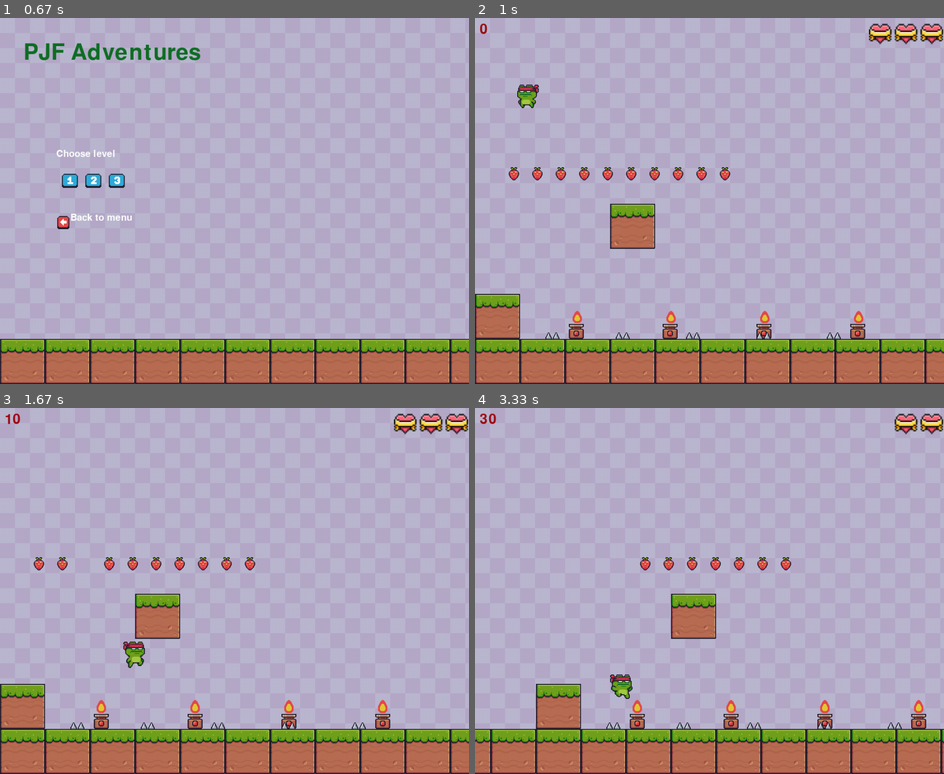
Above: before the commit, frames 1-4 (two rows, left to right).
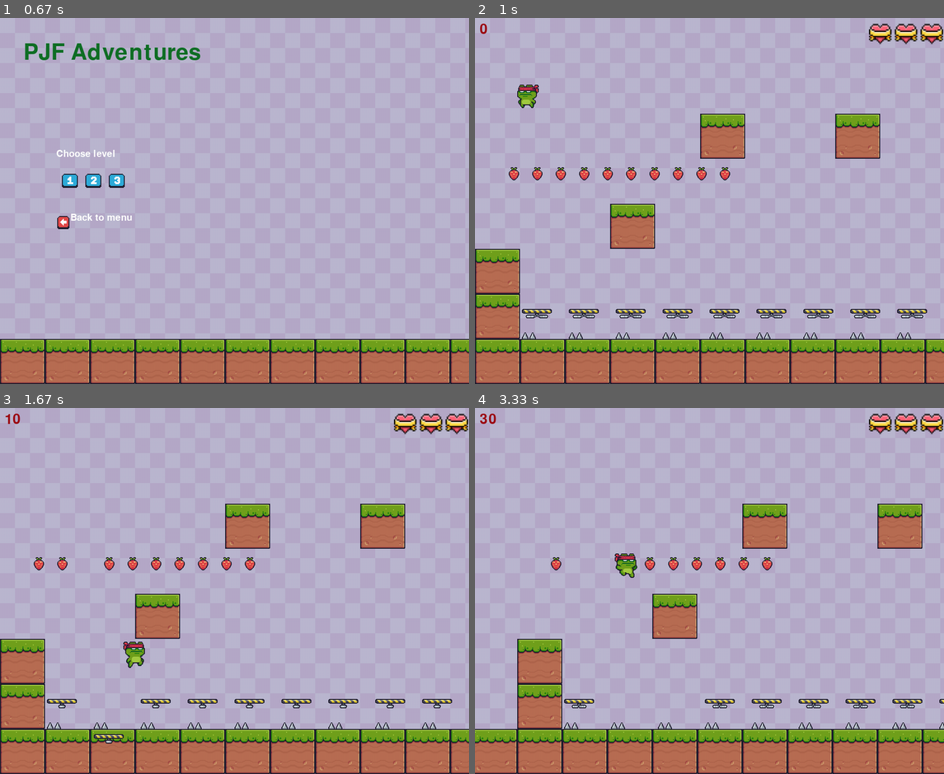
Above: after the commit, the same moments.

Repository: 88majk/platform_game_w_pygame
Game: pygame game, started from run.py
Two runs of this game, one before a commit and one after it. Both use one fixed random seed, a clock stepped at 60 frames per second and the inputs below.
Inputs (mouse positions are in pixels of both pictures, inside the frame that each line leads up to):
- Up to frame 1 (0.67 s): click (70, 146) at 0.38 s
- Up to frame 2 (1 s): click (545, 179) at 0.72 s
- Up to frame 3 (1.67 s): hold D 1-1.47 s; move the mouse to (370, 620) at 1.03 s; hold D from 1.5 s (still down); tap Space at 1.57 s
- Up to frame 4 (3.33 s): tap Space at 1.87, 2.07, 2.37, 2.63, 2.93, 3.07 s; release D at 1.97 s; hold A 2-2.53 s; hold A 2.57-2.97 s; hold D from 3 s (still down)

Frame 1 is identical in both runs. In frame 2, 5.6% of the frame differs, in the area x 0-97%, y 26-88%; in frame 3, 5.4%; in frame 4, 12%, in the area x 0-100%, y 1-100%.

Commit message:
nowe przeszkody

Diff:
--- a/$ TO DO.txt
+++ b/$ TO DO.txt
@@ -1,5 +1,6 @@
 KONCOWA KOSMETYKA MENU
 customowy kursor
+slajdy po krawędzi
 animacja pojawiania sie bohatera na starcie lvla
 dodanie animacji okna zwyciestwa
 dodanie przeciwnikow
--- a/collisions.py
+++ b/collisions.py
@@ -1,8 +1,17 @@
 import pygame
 
-def handle_vertical_collsion(player, objects, dy):
+def handle_vertical_collsion(player, objects, interact_elements, dy):
     collided_objects = []
     for obj in objects:
+        if pygame.sprite.collide_mask(player, obj):
+            if dy > 0:
+                player.rect.bottom = obj.rect.top
+                player.landed()
+            elif dy < 0:
+                player.rect.top = obj.rect.bottom
+                player.hit_head()
+            collided_objects.append(obj)
+    for obj in interact_elements:
         if pygame.sprite.collide_mask(player, obj):
             if dy > 0:
                 player.rect.bottom = obj.rect.top
@@ -20,7 +29,7 @@
             collided_objects.append(obj)
     return collided_objects
 
-def collide(player, objects, dx):
+def collide(player, objects, interact_elements, dx):
     player.move(dx, 0)
     player.update()
     collided_objects = []
@@ -28,6 +37,10 @@
         if pygame.sprite.collide_mask(player, obj):
             collided_objects.append(obj)
             break
+    for obj in interact_elements:
+        if pygame.sprite.collide_mask(player, obj):
+            collided_objects.append(obj)
+            break
     player.move(-dx, 0)
     player.update()
     return collided_objects
--- a/graphic_setup.py
+++ b/graphic_setup.py
@@ -68,7 +68,7 @@
     return action
 
 
-def draw(window, background, bg_image, player, objects, superiors, offset_x):
+def draw(window, background, bg_image, player, objects, superiors, elements, offset_x):
     for tile in background:
         window.blit(bg_image, tile)
 
@@ -77,6 +77,9 @@
 
     for sup in superiors:
         sup.draw(window, offset_x)
+
+    for elem in elements:
+        elem.draw(window, offset_x)
 
     player.draw(window, offset_x)
 
--- /dev/null
+++ b/ground/falling_platform.py
@@ -0,0 +1,35 @@
+import pygame
+from graphic_setup import load_sprite_sheets
+from object import Object
+
+class FallingPlatform(Object):
+    ANIMATION_DELAY = 3
+    all_falling_platforms = pygame.sprite.Group()
+
+    def __init__(self, x, y, width, height):
+        super().__init__(x, y, width, height, "falling_platforms")
+        self.falling_platform = load_sprite_sheets("Traps", "Falling Platforms", width, height)
+        self.image = self.falling_platform["On (32x10)"][0]
+        self.mask = pygame.mask.from_surface(self.image)
+        self.animation_name = "On (32x10)"
+        self.animation_count = 0
+        self.jumpedOn = False
+        FallingPlatform.all_falling_platforms.add(self)
+
+    def loop(self):
+        sprites = self.falling_platform[self.animation_name]
+        sprite_index = (self.animation_count // self.ANIMATION_DELAY) % len(sprites)
+        self.image = sprites[sprite_index]
+        self.animation_count += 1
+
+        if not self.jumpedOn:
+            self.rect = self.image.get_rect(topleft=(self.rect.x, self.rect.y))
+        else:
+            self.rect = self.image.get_rect(topleft=(self.rect.x, self.rect.y + 5))
+        if self.rect.y > 900:
+                self.jumpedOn = False
+                FallingPlatform.all_falling_platforms.remove(self)
+
+
+        if self.animation_count // self.ANIMATION_DELAY >= len(sprites):
+            self.animation_count = 0
--- a/levels/level1.py
+++ b/levels/level1.py
@@ -3,29 +3,41 @@
 from collisions import *
 from object import Object
 from player import Player
-from block import Block
+from ground.block import Block
+from ground.falling_platform import FallingPlatform
 from obstacles.fire import Fire
 from obstacles.spikes import Spikes
-from strawberry import Strawberry
-from final_flag import FinalFlag
+from superiors.strawberry import Strawberry
+from obstacles.final_flag import FinalFlag
 
 class Level1():
 
     def reset_level(self):
         block_size = 96
         self.floor = [Block(i*block_size, HEIGHT - block_size, block_size, 96, 0) for i in range(-WIDTH // block_size, WIDTH * 2//block_size)]
+        self.final_flag = FinalFlag(1000, HEIGHT - block_size - 2*64, 64, 64)
 
-        self.fire = [Fire(i*200, HEIGHT - block_size - 64, 16, 32) for i in range(1, 5)]
-        self.final_flag = FinalFlag(1000, HEIGHT - block_size - 2*64, 64, 64)
-        self.spikes = [Spikes(i*150, HEIGHT - block_size - 2*16, 16, 16) for i in range(1, 6)]
+        [FallingPlatform(i*100, HEIGHT - block_size - 4*16, 32, 10) for i in range(1, 22)]
+
+
+        self.fire = []
+
+        self.blocks = [Block(block_size * 3, HEIGHT - block_size * 4, block_size, 96, 0),
+                       Block(0, HEIGHT - block_size * 2, block_size, 96, 0),
+                       Block(0, HEIGHT - block_size * 3, block_size, 96, 0),
+                       Block(block_size * 5, HEIGHT - block_size * 6, block_size, 96, 0),
+                       Block(block_size * 8, HEIGHT - block_size * 6, block_size, 96, 0)]
+
+        self.spikes = [Spikes(i*100, HEIGHT - block_size - 2*16, 16, 16) for i in range(1, 22)]
 
         [Strawberry(i*50, HEIGHT - 5*block_size, 32, 32) for i in range (1,11)]
 
+
+        self.objects = [*self.floor, *self.blocks, *self.fire, *self.spikes, self.final_flag]
+
         self.superiors = Strawberry.all_strawberries
-        self.objects = [*self.floor,
-                        Block(0, HEIGHT - block_size * 2, block_size, 96, 0),
-                        Block(block_size * 3, HEIGHT - block_size * 4, block_size, 96, 0),
-                        *self.fire, self.final_flag, *self.spikes]
+
+        self.interact_elements = FallingPlatform.all_falling_platforms
 
     def clear_map(self):
         self.objects = []
--- a/levels/level2.py
+++ b/levels/level2.py
@@ -3,11 +3,11 @@
 from collisions import *
 from object import Object
 from player import Player
-from block import Block
+from ground.block import Block
 from obstacles.fire import Fire
 from obstacles.spikes import Spikes
-from strawberry import Strawberry
-from final_flag import FinalFlag
+from superiors.strawberry import Strawberry
+from obstacles.final_flag import FinalFlag
 
 class Level2():
 
@@ -18,11 +18,13 @@
         self.fire = [Fire(200, HEIGHT - block_size - 64, 16, 32)]
         self.final_flag = FinalFlag(1000, HEIGHT - block_size - 2*64, 64, 64)
         self.spikes = [Spikes(i*50, HEIGHT - block_size - 2*16, 16, 16) for i in range(2, 22)]
+        self.falling_platforms = []
 
         [Strawberry(i*50, HEIGHT - 5*block_size, 32, 32) for i in range (1,11)]
         [Strawberry(i*50, HEIGHT - 2*block_size, 32, 32) for i in range (11,21)]
 
         self.superiors = Strawberry.all_strawberries
+
         self.objects = [*self.floor, Block(0, HEIGHT - block_size * 2, block_size, 96, 128),
                         Block(block_size * 3, HEIGHT - block_size * 4, block_size, 96, 128),
                         Block(block_size * 3, HEIGHT - block_size * 6, block_size, 96, 128),
--- a/player.py
+++ b/player.py
@@ -78,7 +78,7 @@
         self.y_vel *= -1
 
     def win(self):
-        self.score = self.score + 100*self.life_points
+        self.score  += 100*self.life_points
 
 
     def update_sprite(self):
--- a/run.py
+++ b/run.py
@@ -3,7 +3,7 @@
 from graphic_setup import *
 from collisions import *
 from player import Player
-from block import Block
+from ground.block import Block
 from menu import *
 from levels.level1 import *
 from levels.level2 import *
@@ -14,18 +14,18 @@
 PLAYER_VEL = 5
 level_win = [False]
 
-def handle_move(player, objects, superiors): # FUNKCJA STEROWANIA
+def handle_move(player, objects, interact_elements, superiors): # FUNKCJA STEROWANIA
     keys = pygame.key.get_pressed()
     player.x_vel = 0
-    collide_left = collide(player, objects, -PLAYER_VEL * 2)
-    collide_right = collide(player, objects, PLAYER_VEL * 2)
+    collide_left = collide(player, objects, interact_elements, -PLAYER_VEL * 2)
+    collide_right = collide(player, objects, interact_elements, PLAYER_VEL * 2)
 
     if keys[pygame.K_a] and not collide_left:
         player.move_left(PLAYER_VEL)
     if keys[pygame.K_d] and not collide_right:
         player.move_right(PLAYER_VEL)
 
-    vertical_collide = handle_vertical_collsion(player, objects, player.y_vel)
+    vertical_collide = handle_vertical_collsion(player, objects, interact_elements, player.y_vel)
     superiors_collected = collect_superiors(player, superiors)
 
     # SPRAWDZANIE I OBSLUGA KOLIZJI POSTACI
@@ -35,6 +35,8 @@
             player.make_hit()
         if obj and obj.name == "spikes":
             player.make_hit()
+        if obj and obj.name == "falling_platforms":
+                obj.jumpedOn = True
         if obj and obj.name == "Strawberry" and not obj.collected:
             player.collect_straw()
             if obj in superiors:
@@ -42,7 +44,6 @@
         if obj and obj.name == "final_flag":
             level_win[0] = True
             player.win()
-
 
 
 def main(window):
@@ -255,10 +256,12 @@
             for strawberry in level.superiors:
                 strawberry.loop()
             level.final_flag.loop()
+            for platform in level.interact_elements:
+                platform.loop()
 
             # RYSOWANIE ELEMENTOW MAPY
-            handle_move(player, level.objects, level.superiors)
-            draw(window, background, bg_image, player, level.objects, level.superiors, offset_x)
+            handle_move(player, level.objects, level.interact_elements, level.superiors)
+            draw(window, background, bg_image, player, level.objects, level.superiors, level.interact_elements, offset_x)
             draw_text(window, str(player.score), font_score, SCORE_COL, 10, 10)
 
             # RYSOWANIE AKTUALNEJ LICZBY ZYC
@@ -272,7 +275,6 @@
                 (player.rect.left - offset_x <= scroll_area_width) and player.x_vel < 0):
                 offset_x += player.x_vel
 
-    print("wyszlo sie")
     pygame.quit()
     quit()
 
--- a/strawberry.py
+++ b/superiors/strawberry.py
@@ -5,7 +5,6 @@
 class Strawberry(Object):
     ANIMATION_DELAY = 3
     all_strawberries = pygame.sprite.Group()
-
 
     def __init__(self, x, y, width, height):
         super().__init__(x, y, width, height, "Strawberry")
@@ -25,7 +24,6 @@
         sprite_index = (self.animation_count // self.ANIMATION_DELAY) % len(sprites)
 
         if self.collected:
-            self.collected = True
             self.image = self.get_collect_animation_frame()
             self.collect_animation_count += 1
 
Renamed: block.py -> ground/block.py
Renamed: final_flag.py -> obstacles/final_flag.py
